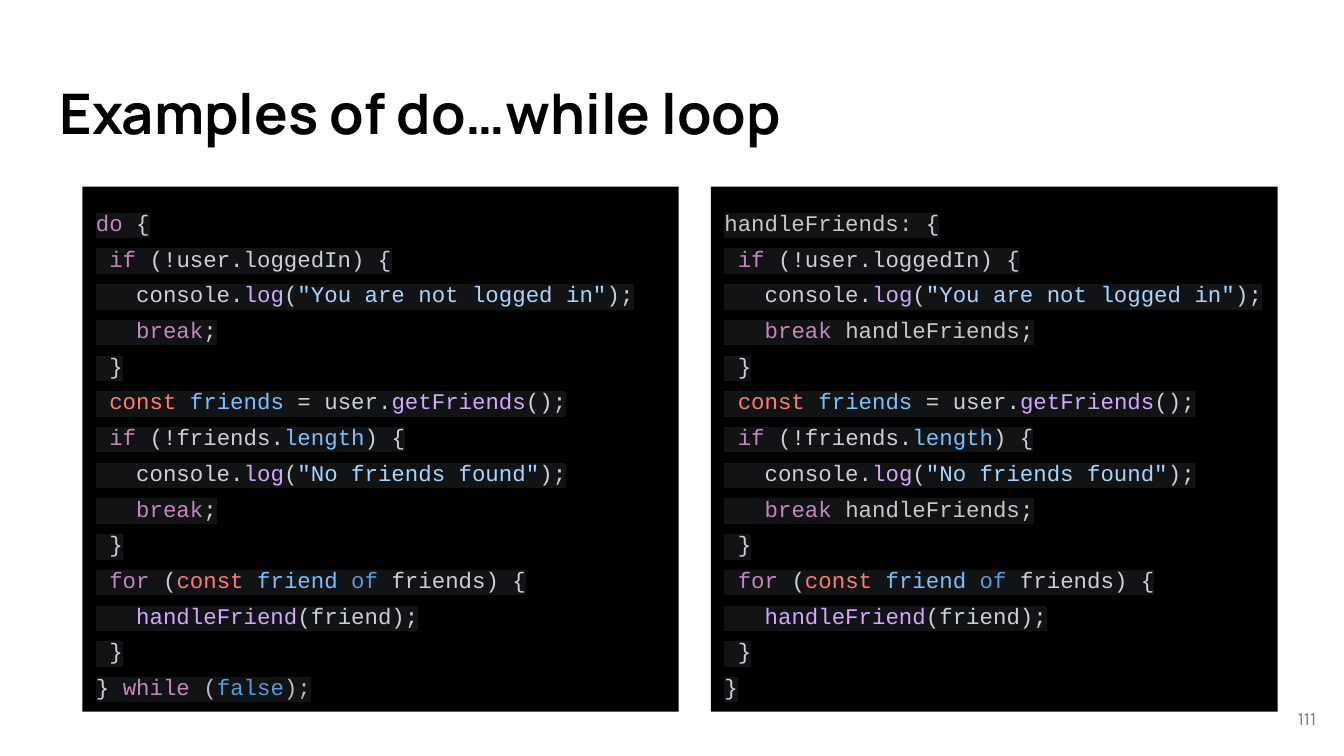
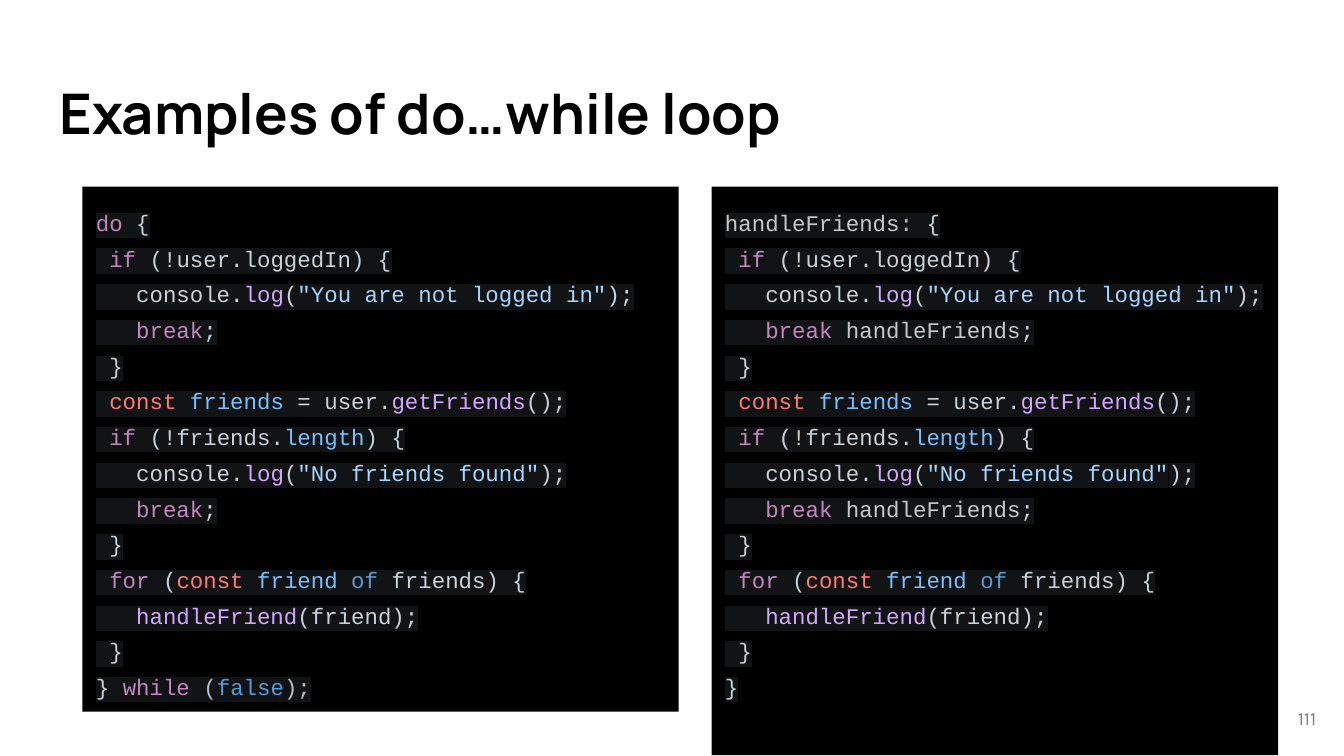
Before and after one commit to lancwyy/WebDev, a slide deck: slide 111 of Lecture_Materials/05-1-Javascript Basics.pptx. Drawn at 1344x756 pixels with LibreOffice and Linux fonts; fonts in the diff are those of the drawing. Boxes give left, top, right and bottom in pixels: in the first picture for what was removed or moved away, otherwise in the second. Text is boxed around its words. In the diff, an @@ line names an element or a change of style, - is before the commit and + after.

```diff
--- a/Lecture_Materials/05-1-Javascript Basics.pptx
+++ b/Lecture_Materials/05-1-Javascript Basics.pptx
@@ rectangle "handleFriends: {": place and size @@
-rectangle "handleFriends: {" at (711,187,1278,712)
+rectangle "handleFriends: {" at (711,187,1278,755)
```
Also in this commit, not shown: 15 other slides changed.
